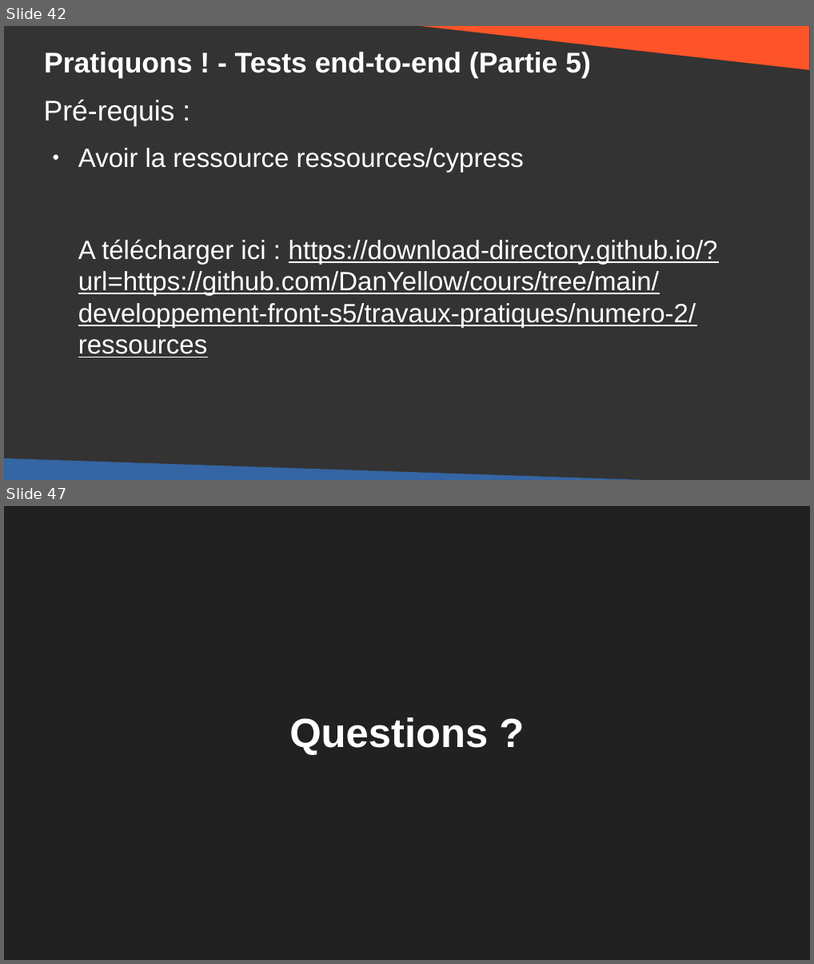
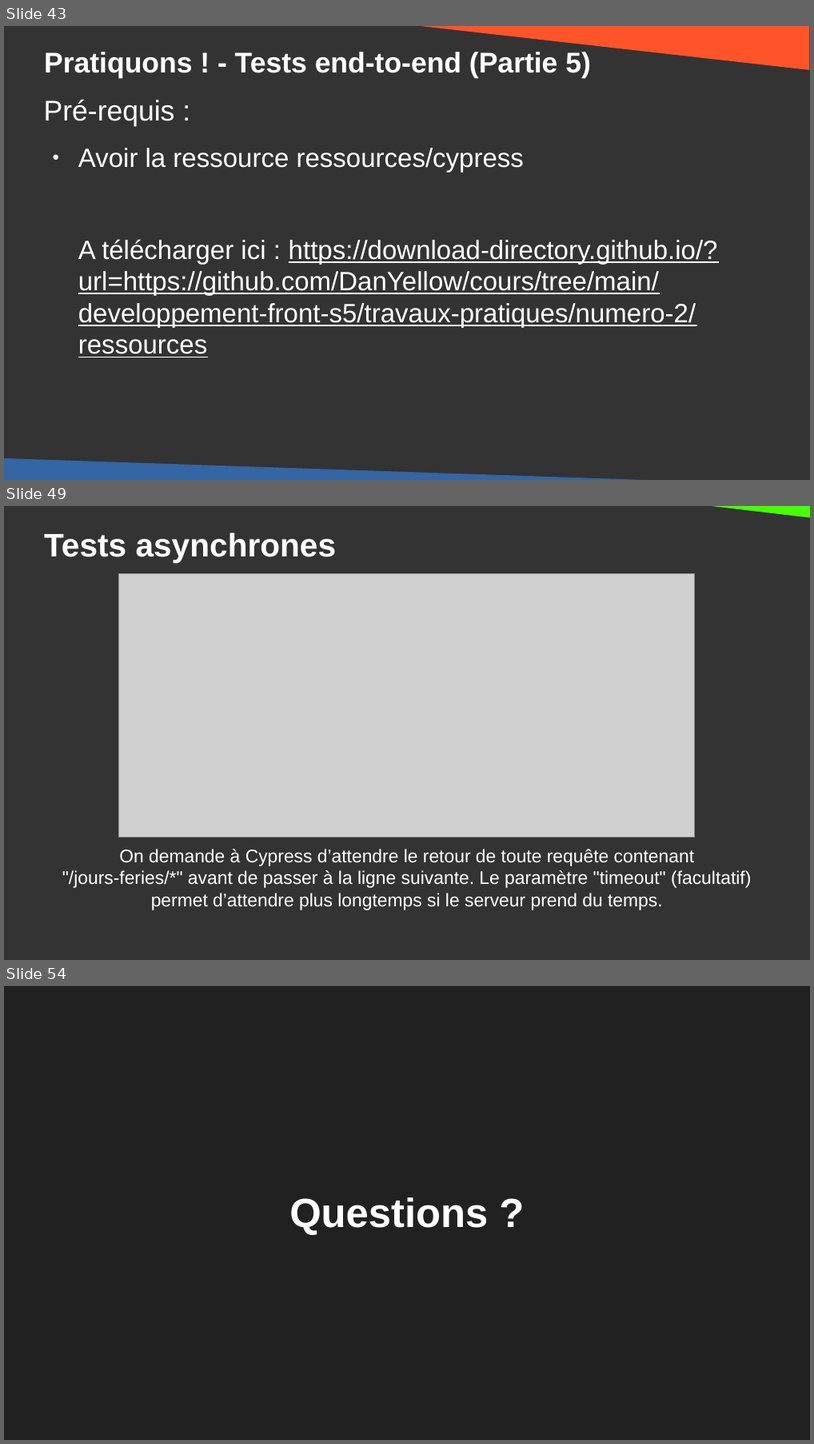
Before and after one commit to DanYellow/cours, a slide deck: developpement-front-s5/travaux-pratiques/numero-2/presentation.odp. Shown one above the other, each under a label of ours: slides 42 and 47 before the commit, slides 43, 49 and 54 after it; the slides between them are not shown. The pictures are 814x964 and 814x1444 pixels, drawn with LibreOffice and Linux fonts; fonts in the diff are those of the drawing; grey boxes stand for pictures. Boxes give left, top, right and bottom in pixels: in the first picture for what was removed or moved away, otherwise in the second. Text is boxed around its words. In the diff, an @@ line names an element or a change of style, - is before the commit and + after.

```diff
--- a/developpement-front-s5/travaux-pratiques/numero-2/presentation.odp
+++ b/developpement-front-s5/travaux-pratiques/numero-2/presentation.odp
@@ slide 49 added at [4, 506, 810, 960], background #333333 @@
@@ right triangle added at [517, 506, 810, 532], fill #47FF00 @@
@@ title added at [44, 532, 337, 562], 32 pt, text #FFFFFF, bold @@
+Tests asynchrones
@@ picture added at [119, 574, 694, 837] @@
@@ text added at [62, 848, 751, 910], 18 pt, text #FFFFFF @@
+On demande à Cypress d’attendre le retour de toute requête contenant "/jours-feries/*" avant de passer à la ligne suivante. Le paramètre "timeout" (facultatif) permet d’attendre plus longtemps si le serveur prend du temps.
@@ what was slide 42 is now slide 43 @@
@@ what was slide 47 is now slide 54 @@
```
Also in this commit, not shown: 5 slides changed, 8 other slides added, 2 slides removed, 7 other files.
